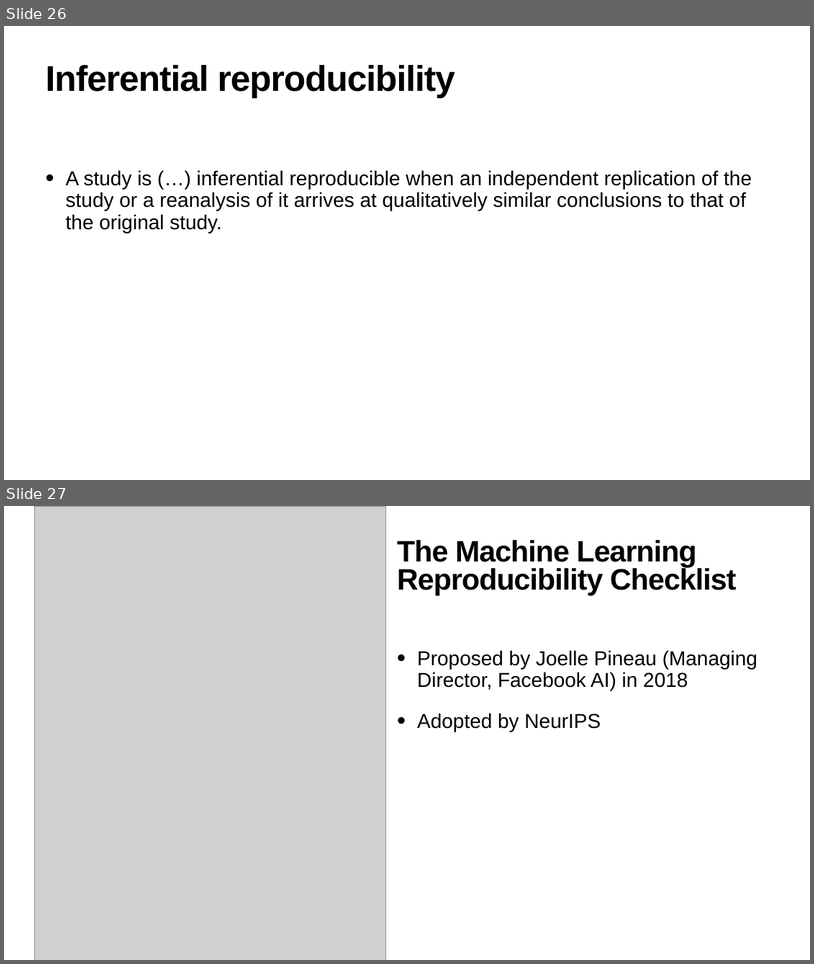
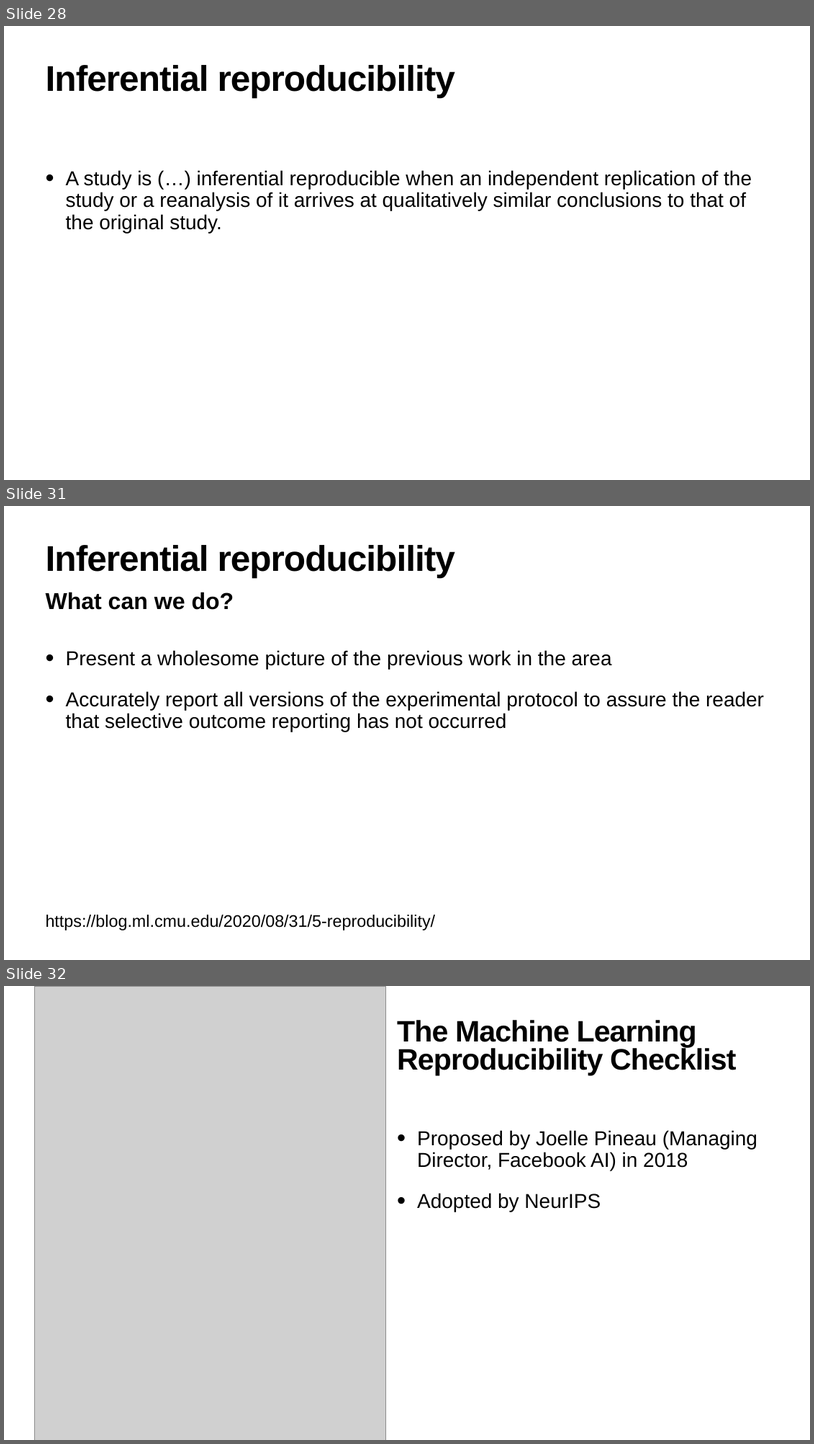
Before and after one commit to hanveiga/amld-2021-repML, a slide deck: slides/03_Reproducible_Scientific_ML.pptx. Shown one above the other, each under a label of ours: slides 26 and 27 before the commit, slides 28, 31 and 32 after it; the slides between them are not shown. The pictures are 814x964 and 814x1444 pixels, drawn with LibreOffice and Linux fonts; fonts in the diff are those of the drawing; grey boxes stand for pictures. Boxes give left, top, right and bottom in pixels: in the first picture for what was removed or moved away, otherwise in the second. Text is boxed around its words. In the diff, an @@ line names an element or a change of style, - is before the commit and + after.

```diff
--- a/slides/03_Reproducible_Scientific_ML.pptx
+++ b/slides/03_Reproducible_Scientific_ML.pptx
@@ slide 31 added at [4,506,810,960], background #FFFFFF @@
@@ title added at [46,545,455,577], 85 pt, text #000000, bold @@
+Inferential reproducibility
@@ text added at [46,592,234,610], 55 pt, text #000000, bold @@
+What can we do?
@@ text added at [66,650,764,731], 48 pt, text #000000 @@
+• Present a wholesome picture of the previous work in the area
+• Accurately report all versions of the experimental protocol to assure the reader that selective outcome reporting has not occurred
@@ text added at [46,914,436,930], 40 pt, text #000000 @@
+https://blog.ml.cmu.edu/2020/08/31/5-reproducibility/
@@ what was slide 26 is now slide 28 @@
@@ what was slide 27 is now slide 32 @@
```
Also in this commit, not shown: 5 slides changed, 4 other slides added.
